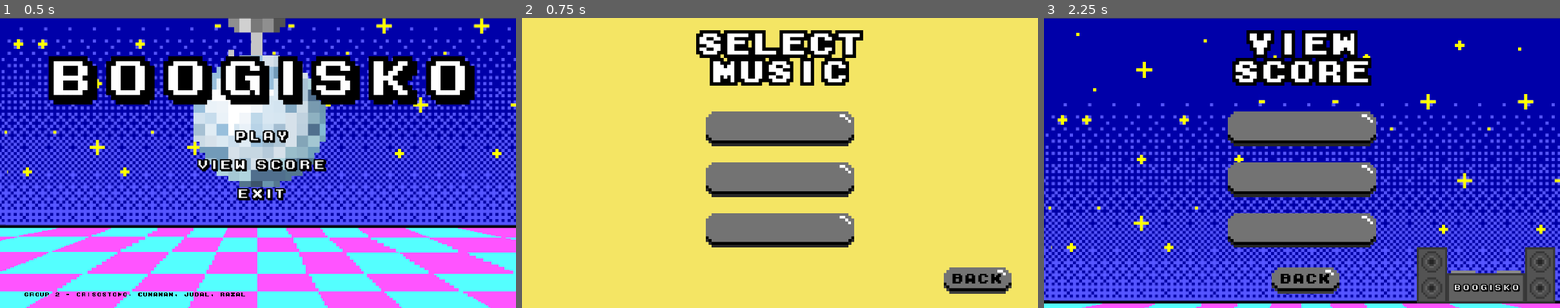
Above: before the commit, frames 1-3 (left to right).
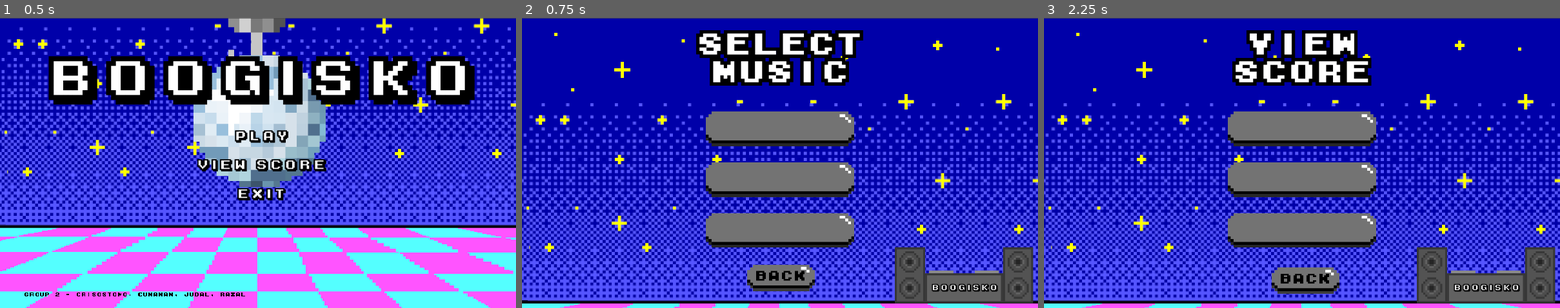
Above: after the commit, the same moments.

Repository: BoogIsko/BoogIsko
Game: Godot game, scene res://main_menu/main_menu.tscn
The game is run twice, just before and just after one commit, with the same random seed, the same clock (stepped at 60 frames per second) and the same inputs.
Inputs (mouse positions are in pixels of both pictures, inside the frame that each line leads up to; where the layout moved, square brackets give the same spot in the first picture):
- Up to frame 1 (0.5 s): no input
- Up to frame 2 (0.75 s): click (785, 136) at 0.5 s
- Up to frame 3 (2.25 s): click (1302, 279) [1498, 281] at 1.25 s; click (1307, 165) at 2 s

Frame 1 is identical in both runs. In frame 2, 85% of the frame differs, in the area x 0-100%, y 0-100%; in frame 3, nothing differs.

Commit message:
Changed View Score BG

Diff:
--- a/boogisko_files/main_menu/select_music.tscn
+++ b/boogisko_files/main_menu/select_music.tscn
@@ -2,7 +2,7 @@
 
 [ext_resource path="res://main_menu/buttons/filler_btn.tscn" type="PackedScene" id=1]
 [ext_resource path="res://assets/main/select_music.png" type="Texture" id=2]
-[ext_resource path="res://assets/main/filler_bg.png" type="Texture" id=3]
+[ext_resource path="res://assets_new/view_score/viewscore_bg.png" type="Texture" id=3]
 [ext_resource path="res://assets/main_buttons/back_btn.png" type="Texture" id=4]
 [ext_resource path="res://assets/main_buttons/back_btn(active).png" type="Texture" id=5]
 [ext_resource path="res://main_menu/scripts/select_music_script.gd" type="Script" id=6]
@@ -60,10 +60,10 @@
 margin_bottom = 338.0
 
 [node name="Back" type="TextureButton" parent="."]
-margin_left = 1046.0
-margin_top = 619.0
-margin_right = 1214.0
-margin_bottom = 685.0
+margin_left = 559.0
+margin_top = 612.0
+margin_right = 727.0
+margin_bottom = 678.0
 texture_normal = ExtResource( 4 )
 texture_pressed = ExtResource( 5 )
 texture_hover = ExtResource( 5 )
